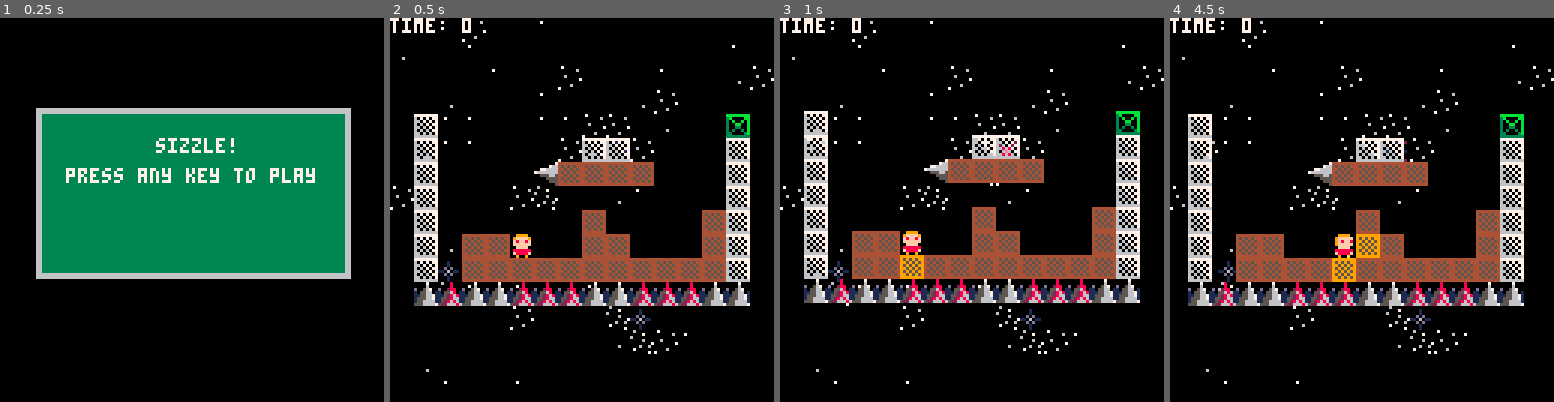
Above: before the commit, frames 1-4 (left to right).
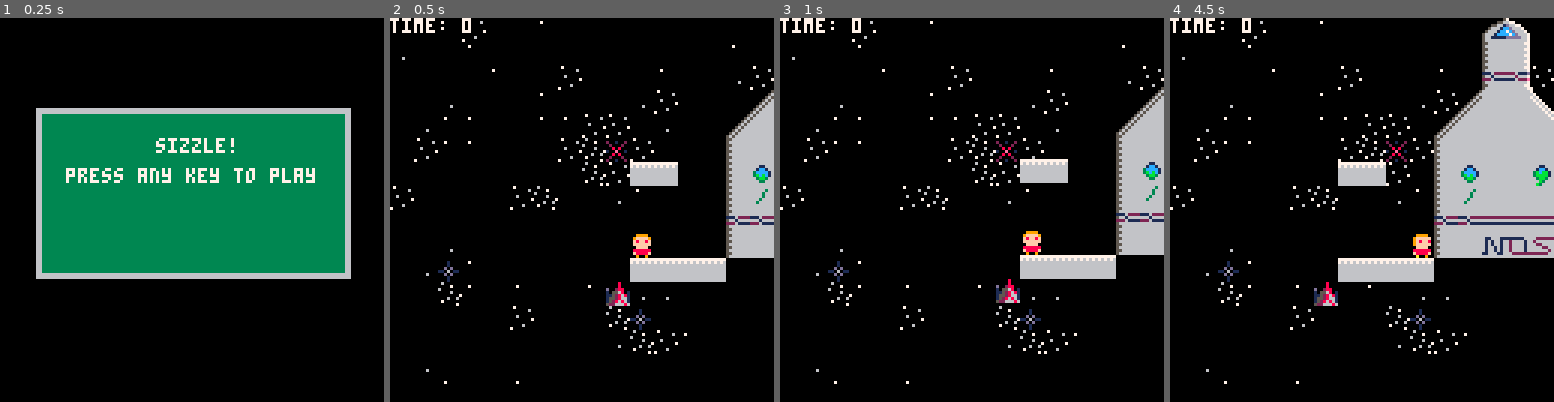
Above: after the commit, the same moments.

Repository: millwardesque/sizzle
Game: PICO-8 cartridge sizzle.p8
Two runs of this game, one before a commit and one after it. Both use one fixed random seed, a clock stepped at 60 frames per second and the inputs below.
Inputs:
- Up to frame 1 (0.25 s): no input
- Up to frame 2 (0.5 s): tap X (X key) at 0.33 s
- Up to frame 3 (1 s): tap O (Z key) at 0.7 s
- Up to frame 4 (4.5 s): tap X (X key) at 1.07, 1.85, 2.97, 4.08 s; hold Right 1.6-2.1 s; tap O (Z key) every 0.4 s from 1.7 to 4.1 s; hold Up 2.15-2.42 s; hold Right 2.47-3.03 s; hold Left 3.08-3.58 s; hold Down 3.63-3.97 s; hold Right from 4.02 s (still down)

Frame 1 is identical in both runs. In frame 2, 20% of the frame differs, in the area x 6-100%, y 18-75%; in frame 3, 20%; in frame 4, 29%, in the area x 4-100%, y 0-75%.

Commit message:
Work on space tileset.

Diff:
--- a/game.lua
+++ b/game.lua
@@ -8,6 +8,23 @@
 }
 
 g_levels = {
+	{
+		cell_x = 40,
+		cell_y = 0,
+		bg_x = 0,
+		bg_y = 16,
+		width = 16,
+		height = 16,
+		player_x = (40 * 8) + 8,
+		player_y = 3 * 128 / 4,
+		times = {
+			{ time = 5, name = "cpm" },
+			{ time = 8, name = "lsm" },
+			{ time = 10, name = "zrm" },
+			{ time = 15, name = "gdm" },
+			{ time = 25, name = "elm" },
+		}
+	},
 	{
 		cell_x = 0,
 		cell_y = 0,
--- a/sizzle.p8
+++ b/sizzle.p8
@@ -11,6 +11,23 @@
 }
 
 g_levels = {
+	{
+		cell_x = 40,
+		cell_y = 0,
+		bg_x = 0,
+		bg_y = 16,
+		width = 16,
+		height = 16,
+		player_x = (40 * 8) + 8,
+		player_y = 3 * 128 / 4,
+		times = {
+			{ time = 5, name = "cpm" },
+			{ time = 8, name = "lsm" },
+			{ time = 10, name = "zrm" },
+			{ time = 15, name = "gdm" },
+			{ time = 25, name = "elm" },
+		}
+	},
 	{
 		cell_x = 0,
 		cell_y = 0,
@@ -1502,25 +1519,25 @@
 
 
 __gff__
-0000000000000000000000000000000001010104080000000000000000000000020202020000000000000000000000000000000000000000000000000000000000000000000000000000000000000000000000000000000000000000000000000000000000000000000000000000000000000000000000000000000000000000
+0000000000000000000000000000000001010104080000000000000000000000020202020000000000000000000000000000000000000000000000000000000000000000000008000000000000000000000000000008080000000000000000000008080808040400000000000000000008080800080404000000000000000000
 0000000000000000000000000000000000000000000000000000000000000000000000000000000000000000000000000000000000000000000000000000000000000000000000000000000000000000000000000000000000000000000000000000000000000000000000000000000000000000000000000000000000000000
 __map__
 0000000000000000000000300000000000000000000000000000000000000000000000000000000000000000000000000000000000000000000000000000000000000000000000000000000000000000000000000000000000000000000000000000000000000000000000000000000000000000000000000000000000000000
 0000000000000000000000000000000000000000000000000000000000000000000000000000000000000000000000000000000000000000000000000000000000000000000000000000000000000000000000000000000000000000000000000000000000000000000000000000000000000000000000000000000000000000
 0000000000000000000000000000000000000000000000000000000000000000000000000000000000000000000000000000000000000000000000000000000000000000000000000000000000000000000000000000000000000000000000000000000000000000000000000000000000000000000000000000000000000000
 0000000000000000000000000000000000000000000000000000000000000000000000000000000000000000000000000000000000000000000000000000000000000000000000000000000000000000000000000000000000000000000000000000000000000000000000000000000000000000000000000000000000000000
-0000000000000000000000000000000000000000000000000000000000000000000000000000001300000000000000000000000000000000000000000000000000000000000000000000000000000000000000000000000000000000000000000000000000000000000000000000000000000000000000000000000000000000
-0000000000000000000000000000000000000000000000000000000000000000001000000000000000000000000000000000000000000000000000000000000000000000000000000000000000000000000000000000000000000000000000000000000000000000000000000000000000000000000000000000000000000000
-0000000000000000000000000000000014000000000000141400000000000000000000000000000000000000000000000000000000000000000000000000000000000000000000000000000000000000000000000000000000000000000000000000000000000000000000000000000000000000000000000000000000000000
-0000000000000000000000000000000014000000000000141400000010100000000000001010000000000000000000000000000000000000000000000000000000000000000000000000000000000000000000000000000000000000000000000000000000000000000000000000000000000000000000000000000000000000
-1400000000000000000000000013000014000000130000141400000000000000000000000000000000000000000000000000000000000000000000000000000000000000000000000000000000000000000000000000000000000000000000000000000000000000000000000000000000000000000000000000000000000000
-1400000000000014140000000014000014000000000000141400000000000000100000000000000000000000000000000000000000000000000000000000000000000000000000000000000000000000000000000000000000000000000000000000000000000000000000000000000000000000000000000000000000000000
-1400000000231010101000000014000014000000000000141400000000000000000000000000000000000000000000000000000000000000000000000000000000000000000000000000000000000000000000000000000000000000000000000000000000000000000000000000000000000000000000000000000000000000
-1400000000000000000000000014000014000000000000141400000000000000000010000000000000000000000000000000000000000000000000000000000000000000000000000000000000000000000000000000000000000000000000000000000000000000000000000000000000000000000000000000000000000000
-1400000000000010000000001014000014000000000000141400000000000010100000000000000000000000000000000000000000000000000000000000000000000000000000000000000000000000000000000000000000000000000000000000000000000000000000000000000000000000000000000000000000000000
-1400101000000010100000001014000014000000000010141400000010100000000000000000000000000000000000000000000000000000000000000000000000000000000000000000000000000000000000000000000000000000000000000000000000000000000000000000000000000000000000000000000000000000
-1400101010101010101010101014000014100000001010141414140000000000000000000000001400000000000000000000000000000000000000000000000000000000000000000000000000000000000000000000000000000000000000000000000000000000000000000000000000000000000000000000000000000000
-2021202021212120202121212020000020212121212121212121212121212121212121212121212100000000000000000000000000000000000000000000000000000000000000000000000000000000000000000000000000000000000000000000000000000000000000000000000000000000000000000000000000000000
+0000000000000000000000000000000000000000000000000000000000000000000000000000001300000000000000636400000000000000000000000000000000000000000000000000000000000000000000000000000000000000000000000000000000000000000000000000000000000000000000000000000000000000
+0000000000000000000000000000000000000000000000000000000000000000001000000000000000000000000000616200000000000000000000000000000000000000000000000000000000000000000000000000000000000000000000000000000000000000000000000000000000000000000000000000000000000000
+0000000000000000000000000000000014000000000000141400000000000000000000000000000000000000000000555600000000000000000000000000000000000000000000000000000000000000000000000000000000000000000000000000000000000000000000000000000000000000000000000000000000000000
+0000000000000000000000000000000014000000000000141400000010100000000000001010000000000000000071404072000000000000000000000000000000000000000000000000000000000000000000000000000000000000000000000000000000000000000000000000000000000000000000000000000000000000
+1400000000000000000000000013000014000000130000141400000000000000000000000000000000000000007170404074720000000000000000000000000000000000000000000000000000000000000000000000000000000000000000000000000000000000000000000000000000000000000000000000000000000000
+1400000000000014140000000014000014000000000000141400000000000000100000000000000000000000006140404040620000000000000000000000000000000000000000000000000000000000000000000000000000000000000000000000000000000000000000000000000000000000000000000000000000000000
+1400000000231010101000000014000014000000000000141400000000000000000000000000000000464600006144404045620000000000000000000000000000000000000000000000000000000000000000000000000000000000000000000000000000000000000000000000000000000000000000000000000000000000
+1400000000000000000000000014000014000000000000141400000000000000000010000000000000000000006160404040620000000000000000000000000000000000000000000000000000000000000000000000000000000000000000000000000000000000000000000000000000000000000000000000000000000000
+1400000000000010000000001014000014000000000000141400000000000010100000000000000000000000005551545454560065660000000000000000000000000000000000000000000000000000000000000000000000000000000000000000000000000000000000000000000000000000000000000000000000000000
+1400101000000010100000001014000014000000000010141400000010100000000000000000000000000000006140414243620075760000000000000000000000000000000000000000000000000000000000000000000000000000000000000000000000000000000000000000000000000000000000000000000000000000
+1400101010101010101010101014000014100000001010141414140000000000000000000000001400464646460000000000004646464600000000000000000000000000000000000000000000000000000000000000000000000000000000000000000000000000000000000000000000000000000000000000000000000000
+2021202021212120202121212020000020212121212121212121212121212121212121212121212121000000000000000000000000000021212100000000000000000000000000000000000000000000000000000000000000000000000000000000000000000000000000000000000000000000000000000000000000000000
 1b1b1b151b00181b000000000000000000000000000000000000000000000000000000000000000000000000000000000000000000000000000000000000000000000000000000000000000000000000000000000000000000000000000000000000000000000000000000000000000000000000000000000000000000000000
 191b1b181b00001b000000000000180000000000000000000000000000000000000000000000000000000000000000000000000000000000000000000000000000000000000000000000000000000000000000000000000000000000000000000000000000000000000000000000000000000000000000000000000000000000
 1b1b1b0018000015000000180000191500000000000000000000000000000000000000000000000000000000000000000000000000000000000000000000000000000000000000000000000000000000000000000000000000000000000000000000000000000000000000000000000000000000000000000000000000000000
Not shown, changed: 32 lines of the sprite sheet (__gfx__) section of sizzle.p8
Not shown, changed: readme.md
